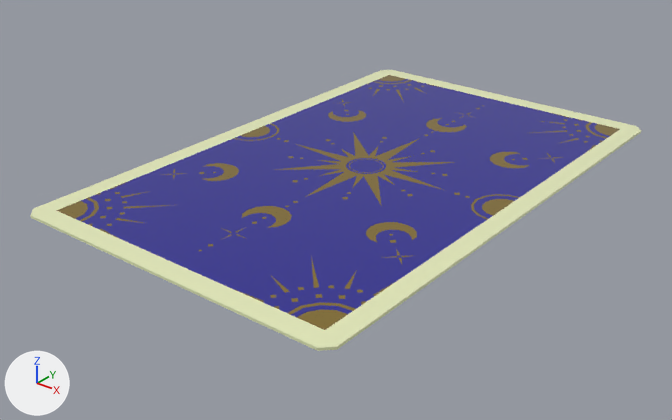
The glTF model ewu_oct_2023_gamejam/res/models/tarot_card_empty.glb: old version first, new version second.
Rendered twice from a 50 mm lens placed at (4.01, -5.39, 2.88), pointed at (-0.09, -0.26, -0.3). Every picture has the same lights, and +X, +Y and +Z are marked at lower left.

The older version as bpy lines, for what is in view:
```python
mat_cardbackbody = principled_material('CardBackBody')
mat_cardbackbody.base_color = (0.0224, 0.019, 0.281)  # blue #292690
mat_cardbackbody.roughness = 0.177
mat_cardborder = principled_material('CardBorder')
mat_cardborder.base_color = (0.798, 0.841, 0.505)  # yellow #e7ecbc
mat_cardborder.roughness = 0.214
me_cube_001 = bpy.data.meshes.new('Cube.001')
me_cube_001.from_pydata(...)  # 816 vertices, 1628 faces; spans x -1.38..1.38, y -2.16..2.16, z -0.01..0.01
# faces by material slot: [132, 984, 504, 8]
me_cube_001.materials.append(mat_cardborder)  # yellow #e7ecbc
me_cube_001.materials.append(mat_cardbackbody)  # blue #292690
me_cube_001.materials.append(mat_cardbackfoil)  # yellow #c0a559
me_cube_001.materials.append(mat_cardface)  # blue #212e8f
ob_cube = bpy.data.objects.new('Cube', me_cube_001)
ob_cube.location = (0.0, 0.0, 0.0)
```
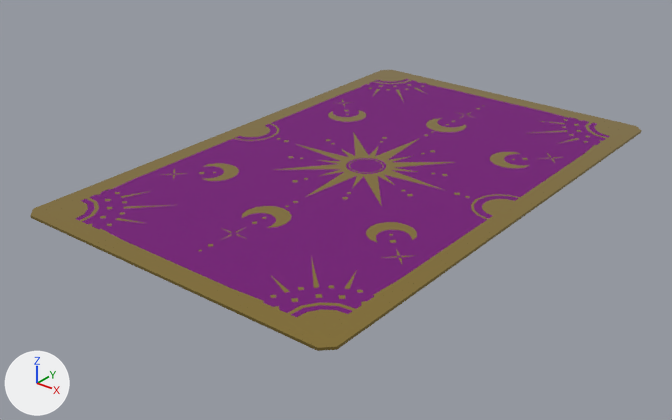
Scene script edits in JSON lines:
```json
{"op": "set", "path": "mat_cardborder.base_color", "old": "(0.798, 0.841, 0.505)", "new": "(0.527, 0.376, 0.0999)", "note": "yellow #e7ecbc -> yellow #c0a559"}
{"op": "set", "path": "mat_cardborder.metallic", "old": "0.0", "new": "1.0"}
{"op": "set", "path": "mat_cardbackbody.base_color", "old": "(0.0224, 0.019, 0.281)", "new": "(0.171, 0.0, 0.179)", "note": "blue #292690 -> dark purple #730075"}
{"op": "set", "path": "mat_cardbackbody.roughness", "old": "0.177", "new": "0.872"}
```

Boxes [x1, y1, x2, y2] around the edits, measured in the pictures (672 x 420 px):
```json
{"object": "Cube", "change": "recoloured, surface changed", "before": [30, 70, 641, 351], "after": [30, 70, 641, 351], "on screen": "blue to purple"}
```
